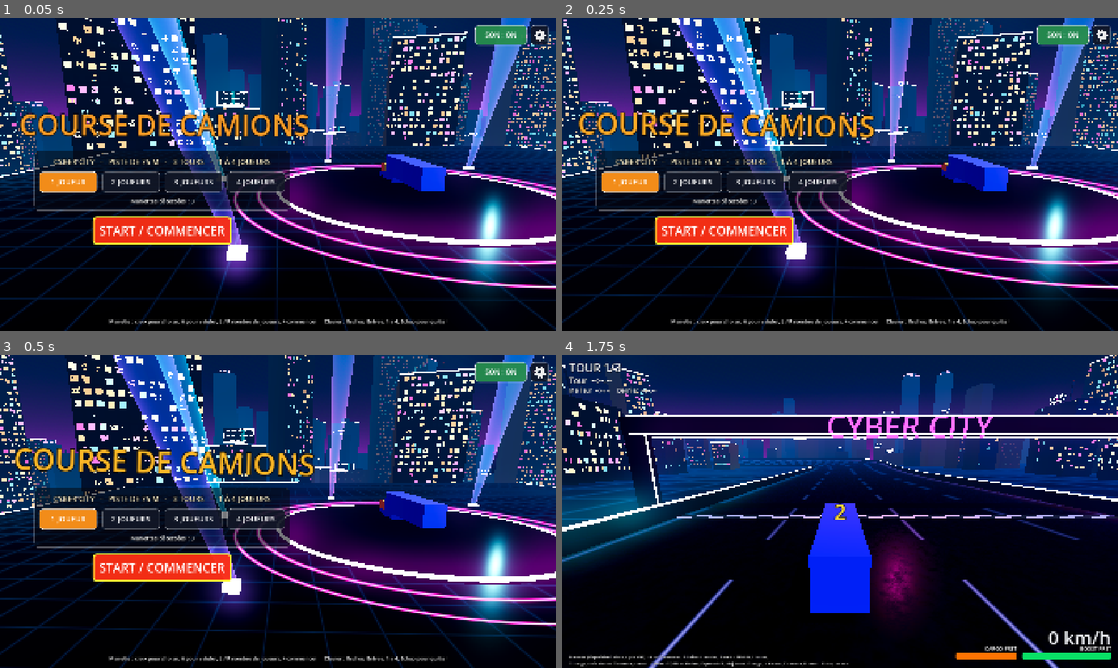
Above: before the commit, frames 1-4 (two rows, left to right).
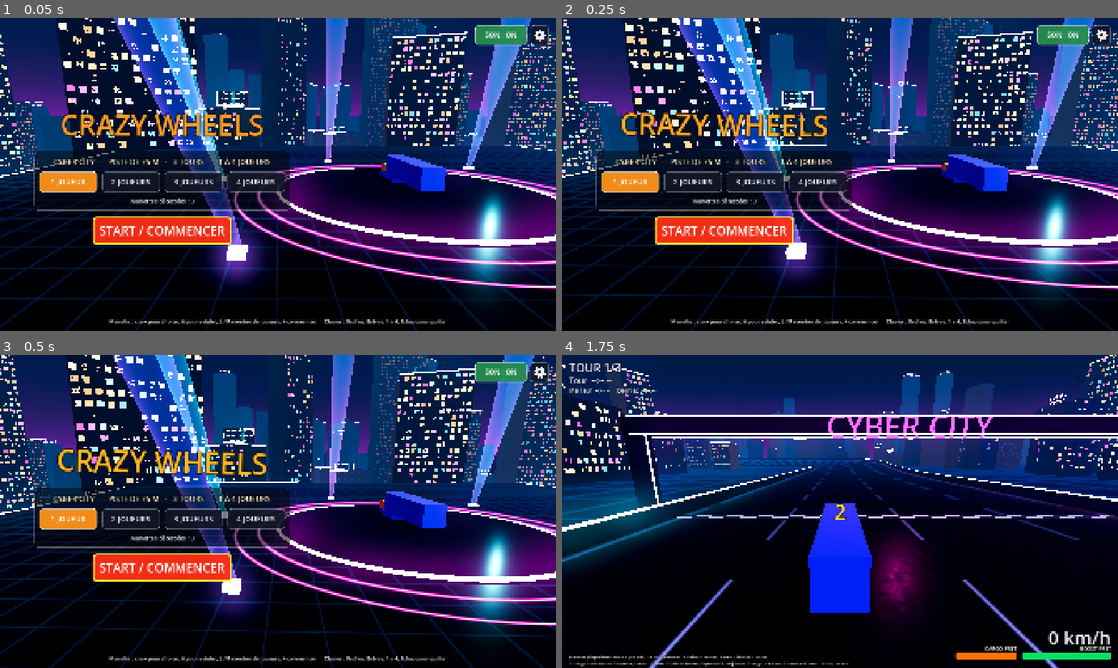
Above: after the commit, the same moments.

Repository: Shoz567/course-camions
Game: Godot game, scene res://ui/main_menu.tscn
The game is run twice, just before and just after one commit, with the same random seed, the same clock (stepped at 60 frames per second) and the same inputs.
Inputs (mouse positions are in pixels of both pictures, inside the frame that each line leads up to):
- Up to frame 1 (0.05 s): no input
- Up to frame 2 (0.25 s): no input
- Up to frame 3 (0.5 s): no input
- Up to frame 4 (1.75 s): click "START / COMMENCER" at 0.5 s; tap Enter (ui_accept) at 1.25, 1.52 s; move the mouse to (962, 495) at 1.27 s; hold D from 1.28 s (still down); tap Space at 1.35 s; click (962, 495) at 1.42 s

The runs differ from the first frame. In frame 1, 2.4% of the frame differs, in the area x 3-56%, y 30-39%; in frame 2, 2.6%; in frame 3, 2.7%, in the area x 2-57%, y 29-39%; in frame 4, nothing differs.

Commit message:
ui: renomme le jeu en Crazy Wheels

Diff:
--- a/game/project.godot
+++ b/game/project.godot
@@ -1,15 +1,19 @@
 ; Engine configuration file.
-; Course de camions arcade — voir CLAUDE.md §2 et §6 pour les regles non
-; negociables.
+; It's best edited using the editor UI and not directly,
+; since the parameters that go here are not all obvious.
+;
+; Format:
+;   [section] ; section goes between []
+;   param=value ; assign values to parameters
 
 config_version=5
 
 [application]
 
-config/name="Course de camions"
+config/name="Crazy Wheels"
+run/main_scene="res://ui/main_menu.tscn"
+run/print_header=false
 config/features=PackedStringArray("4.7", "Forward Plus")
-run/print_header=false
-run/main_scene="res://ui/main_menu.tscn"
 
 [autoload]
 
@@ -34,10 +38,5 @@
 
 [physics]
 
-common/physics_ticks_per_second=60
+3d/physics_engine="Jolt Physics"
 common/physics_interpolation=true
-3d/physics_engine="Jolt Physics"
-
-[rendering]
-
-renderer/rendering_method="forward_plus"
--- a/game/ui/main_menu.gd
+++ b/game/ui/main_menu.gd
@@ -248,7 +248,7 @@
 	var title_box := Control.new()
 	title_box.custom_minimum_size = Vector2(980, 140)
 	column.add_child(title_box)
-	title = _label("COURSE DE CAMIONS", 96, 14)
+	title = _label("CRAZY WHEELS", 96, 14)
 	title.name = "Title"
 	title.set_anchors_and_offsets_preset(Control.PRESET_FULL_RECT)
 	title.horizontal_alignment = HORIZONTAL_ALIGNMENT_CENTER
Not shown, changed: CLAUDE.md
